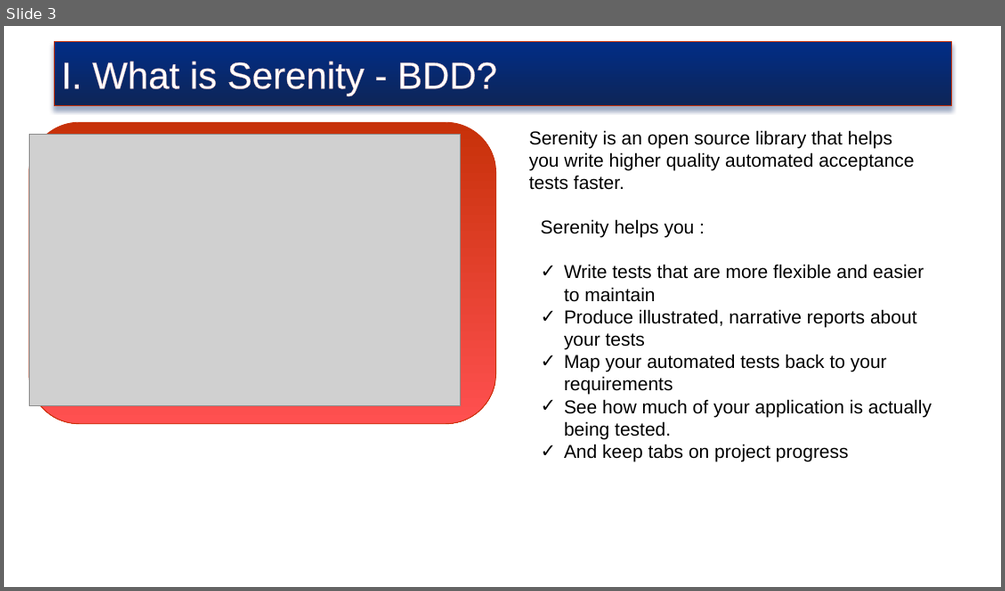
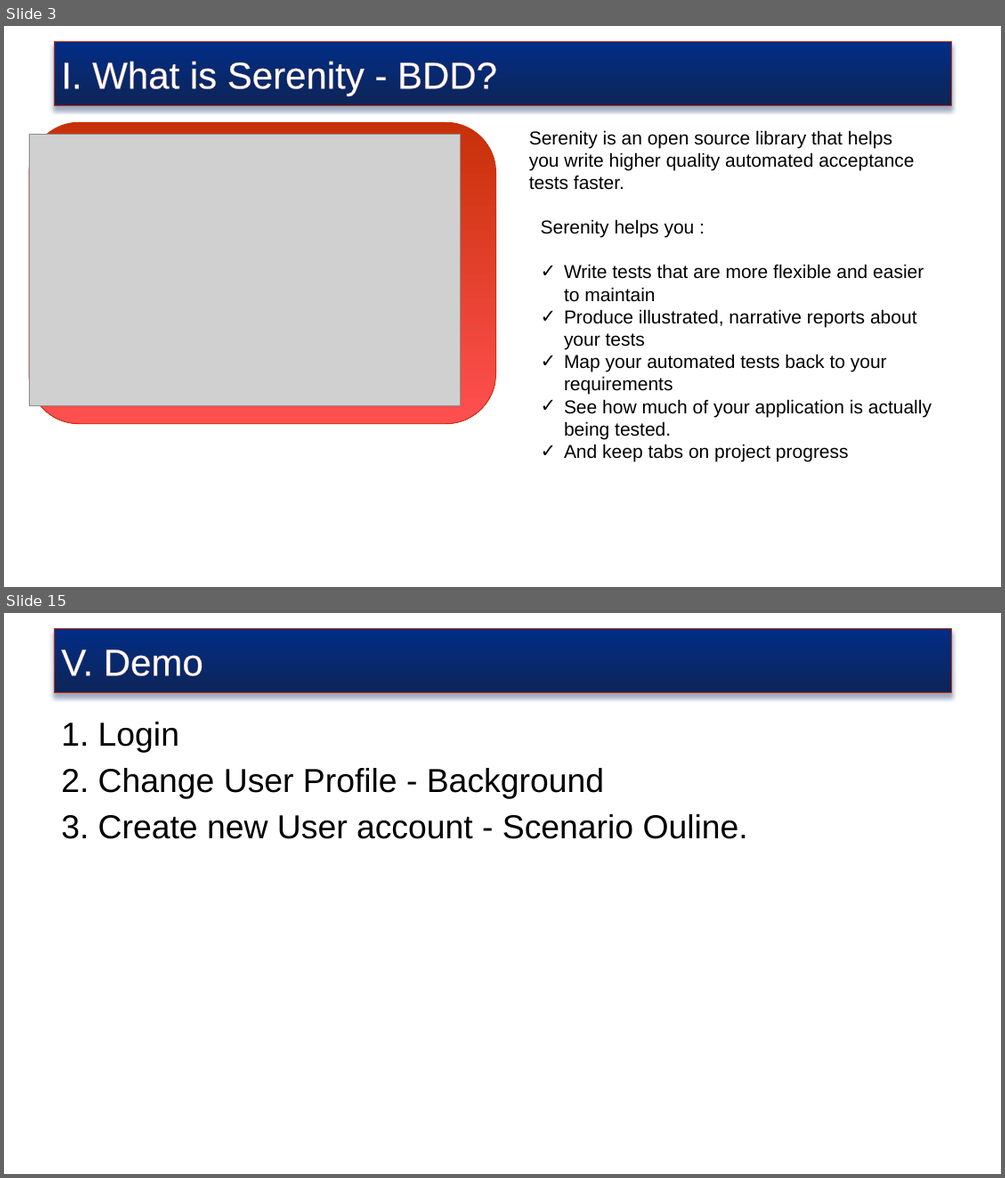
Before and after one commit to truyenkv/sharing, a slide deck: Sharing.pptx. Shown one above the other, each under a label of ours: slide 3 before the commit, slides 3 and 15 after it; the slides between them are not shown. The pictures are 1005x591 and 1005x1178 pixels, drawn with LibreOffice and Linux fonts; fonts in the diff are those of the drawing; grey boxes stand for pictures; background and template pictures are left out. Boxes give left, top, right and bottom in pixels: in the first picture for what was removed or moved away, otherwise in the second. Text is boxed around its words. In the diff, an @@ line names an element or a change of style, - is before the commit and + after.

```diff
--- a/Sharing.pptx
+++ b/Sharing.pptx
@@ slide 15 added at [4,613,1001,1174], background picture (left out) @@
@@ rectangle added at [54,629,952,693], fill gradient #012D86 to #0E2557, outline #C73109 0.75 pt, 36 pt, text #FFFFFF @@
+V. Demo
@@ text added at [61,722,748,839], 32 pt, text #000000 @@
+1. Login
+2. Change User Profile - Background
+3. Create new User account - Scenario Ouline.
```
Also in this commit, not shown: 4 slides changed, 9 other slides added, 3 slides removed.
